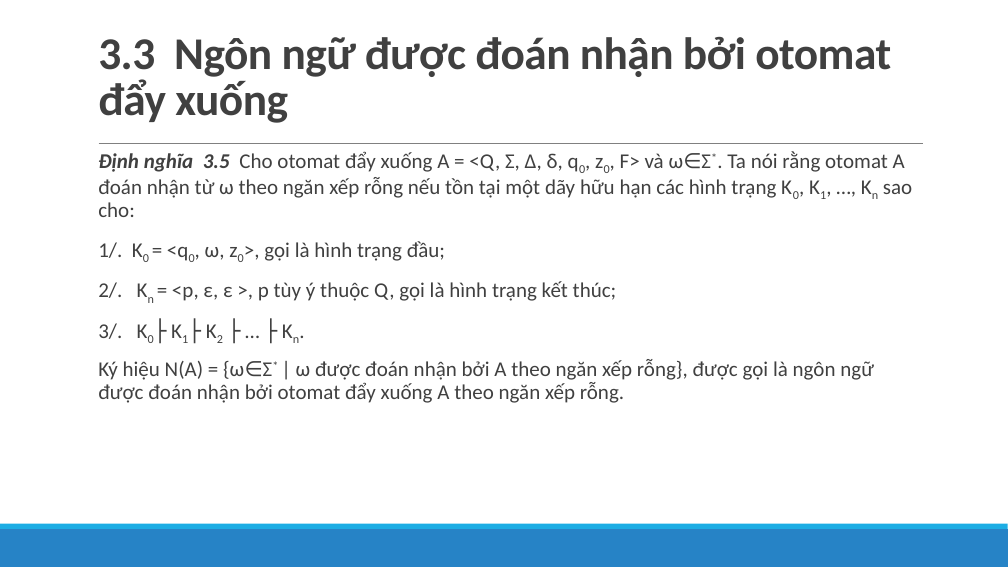
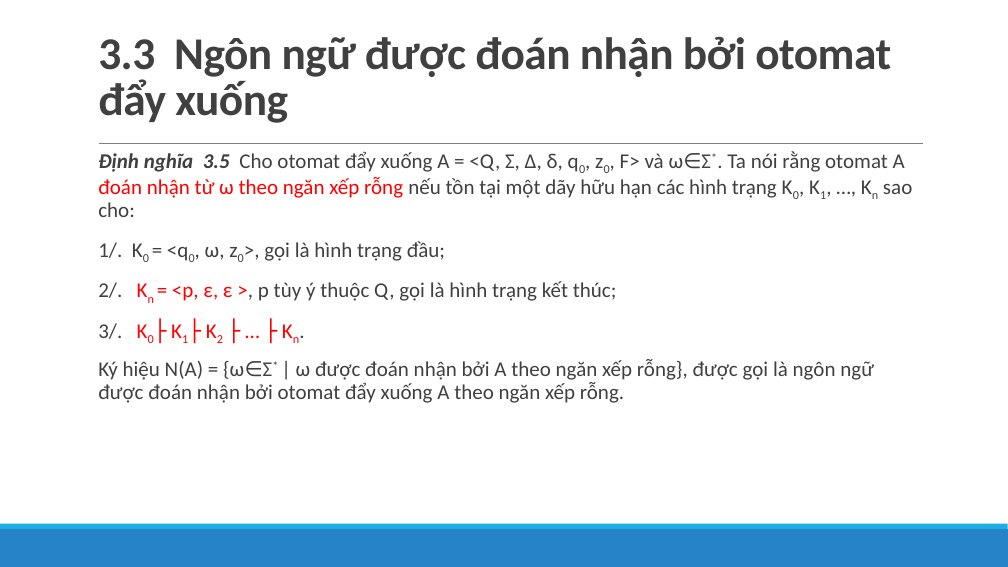
Before and after one commit to lelongc/rac, a slide deck: slide 47 of iuh/môn/hk1-4/automat/Automata4Stu/slide/Tuan11&12_Chương 4.pptx. Drawn at 1008x567 pixels with LibreOffice and Linux fonts; fonts in the diff are those of the drawing. Boxes give left, top, right and bottom in pixels: in the first picture for what was removed or moved away, otherwise in the second. Text is boxed around its words. In the diff, an @@ line names an element or a change of style, - is before the commit and + after.

```diff
--- a/iuh/môn/hk1-4/automat/Automata4Stu/slide/Tuan11&12_Chương 4.pptx
+++ b/iuh/môn/hk1-4/automat/Automata4Stu/slide/Tuan11&12_Chương 4.pptx
@@ text at <box>98,151,912,339</box>: text colour #404040 to #FF0000 in "đoán nhận từ ω theo ngăn xếp ...", "Kn = <p, ε, ε >,", "K0├ K1├ K2 ├ … ├ Kn." @@
```
Also in this commit, not shown: 17 other slides changed, 3 slides added, 1 other file.
